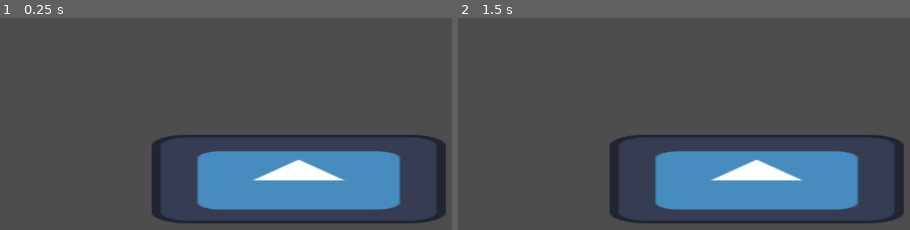
Above: before the commit, frames 1-2 (left to right).
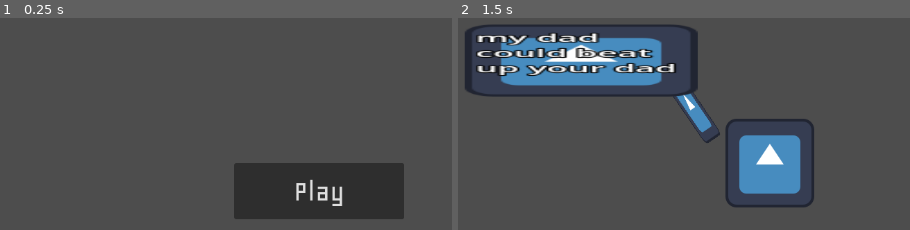
Above: after the commit, the same moments.

Repository: wilburie/PassageOfTheBlade
Game: Godot game, scene res://main_menu.tscn
Same seed, same stepped clock (60 frames per second), same inputs: the game is played once before the commit and once after it. Before the commit the project has no main scene; this scene is started directly in both runs. The engine's default icon, where the game draws it, is replaced by a stand-in: a white triangle on a blue panel in a dark square.
Inputs (mouse positions are in pixels of both pictures, inside the frame that each line leads up to):
- Up to frame 1 (0.25 s): no input
- Up to frame 2 (1.5 s): click (778, 191) at 0.5 s, where only the run after the commit has a clickable "Play"; tap Enter at 1.25 s

The runs differ from the first frame. In frame 1, 18% of the frame differs, in the area x 33-99%, y 55-97%; in frame 2, 27%, in the area x 1-99%, y 3-97%.

Commit message:
Created Play Button & Test Scene

Diff:
--- /dev/null
+++ b/passage-of-the-blade/Scripts/playbutton.gd
@@ -0,0 +1,4 @@
+extends Node
+
+func _on_pressed():
+	get_tree().change_scene_to_file("res://testing_grounds.tscn")
--- a/passage-of-the-blade/main_menu.tscn
+++ b/passage-of-the-blade/main_menu.tscn
@@ -1,10 +1,28 @@
-[gd_scene load_steps=2 format=3 uid="uid://k5b7enuq12xo"]
+[gd_scene load_steps=3 format=3 uid="uid://k5b7enuq12xo"]
 
-[ext_resource type="Texture2D" uid="uid://cugsan65odcl2" path="res://icon.svg" id="1_06t4h"]
+[ext_resource type="FontFile" uid="uid://mloqopdj24ow" path="res://Fonts/Geo-Regular.ttf" id="1_06t4h"]
+[ext_resource type="Script" uid="uid://c8b7r6gcocecg" path="res://Scripts/playbutton.gd" id="2_7vrkn"]
 
 [node name="MainMenu" type="Node2D"]
 
-[node name="Goober" type="Sprite2D" parent="."]
-position = Vector2(533, 319)
-scale = Vector2(3.3125, 1)
-texture = ExtResource("1_06t4h")
+[node name="PlayButton" type="Button" parent="."]
+texture_filter = 1
+anchors_preset = 8
+anchor_left = 0.5
+anchor_top = 0.5
+anchor_right = 0.5
+anchor_bottom = 0.5
+offset_left = 440.0
+offset_top = 296.0
+offset_right = 685.0
+offset_bottom = 377.0
+grow_horizontal = 2
+grow_vertical = 2
+size_flags_horizontal = 4
+theme_override_fonts/font = ExtResource("1_06t4h")
+theme_override_font_sizes/font_size = 45
+action_mode = 0
+text = "Play"
+script = ExtResource("2_7vrkn")
+
+[connection signal="pressed" from="PlayButton" to="PlayButton" method="_on_pressed"]
--- a/passage-of-the-blade/project.godot
+++ b/passage-of-the-blade/project.godot
@@ -11,6 +11,7 @@
 [application]
 
 config/name="Passage Of The Blade"
+run/main_scene="uid://k5b7enuq12xo"
 config/features=PackedStringArray("4.4", "Mobile")
 config/icon="res://icon.svg"
 
--- /dev/null
+++ b/passage-of-the-blade/testing_grounds.tscn
@@ -0,0 +1,29 @@
+[gd_scene load_steps=2 format=3 uid="uid://bjxtkd0ptoj71"]
+
+[ext_resource type="Texture2D" uid="uid://cugsan65odcl2" path="res://icon.svg" id="1_7rft0"]
+
+[node name="TestingGrounds" type="Node2D"]
+
+[node name="Icon" type="Sprite2D" parent="."]
+position = Vector2(552, 296)
+texture = ExtResource("1_7rft0")
+
+[node name="Icon3" type="Sprite2D" parent="."]
+position = Vector2(440, 216)
+rotation = -0.598648
+scale = Vector2(0.214881, 0.861627)
+texture = ExtResource("1_7rft0")
+
+[node name="Icon2" type="Sprite2D" parent="."]
+position = Vector2(280, 148)
+scale = Vector2(2.625, 0.8125)
+texture = ExtResource("1_7rft0")
+
+[node name="RichTextLabel" type="RichTextLabel" parent="Icon2"]
+offset_left = -58.0
+offset_top = -54.0
+offset_right = 55.0
+offset_bottom = 40.0
+theme_override_constants/outline_size = 5
+theme_override_font_sizes/normal_font_size = 19
+text = "my dad could beat up your dad"
Binary file added: passage-of-the-blade/Fonts/Geo-Regular.ttf
Not shown, added: passage-of-the-blade/Fonts/Geo-Regular.ttf.import
Not shown, added: passage-of-the-blade/Scripts/playbutton.gd.uid
